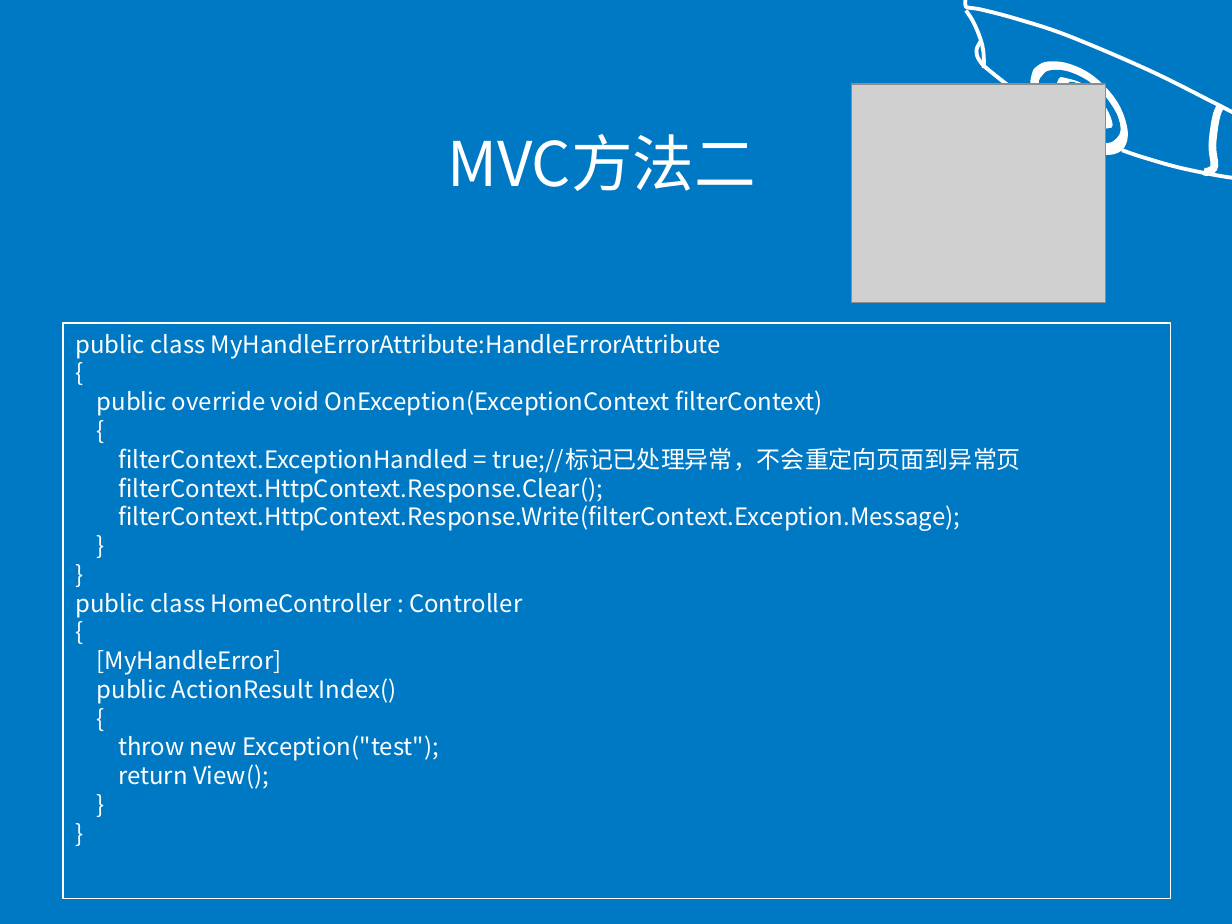
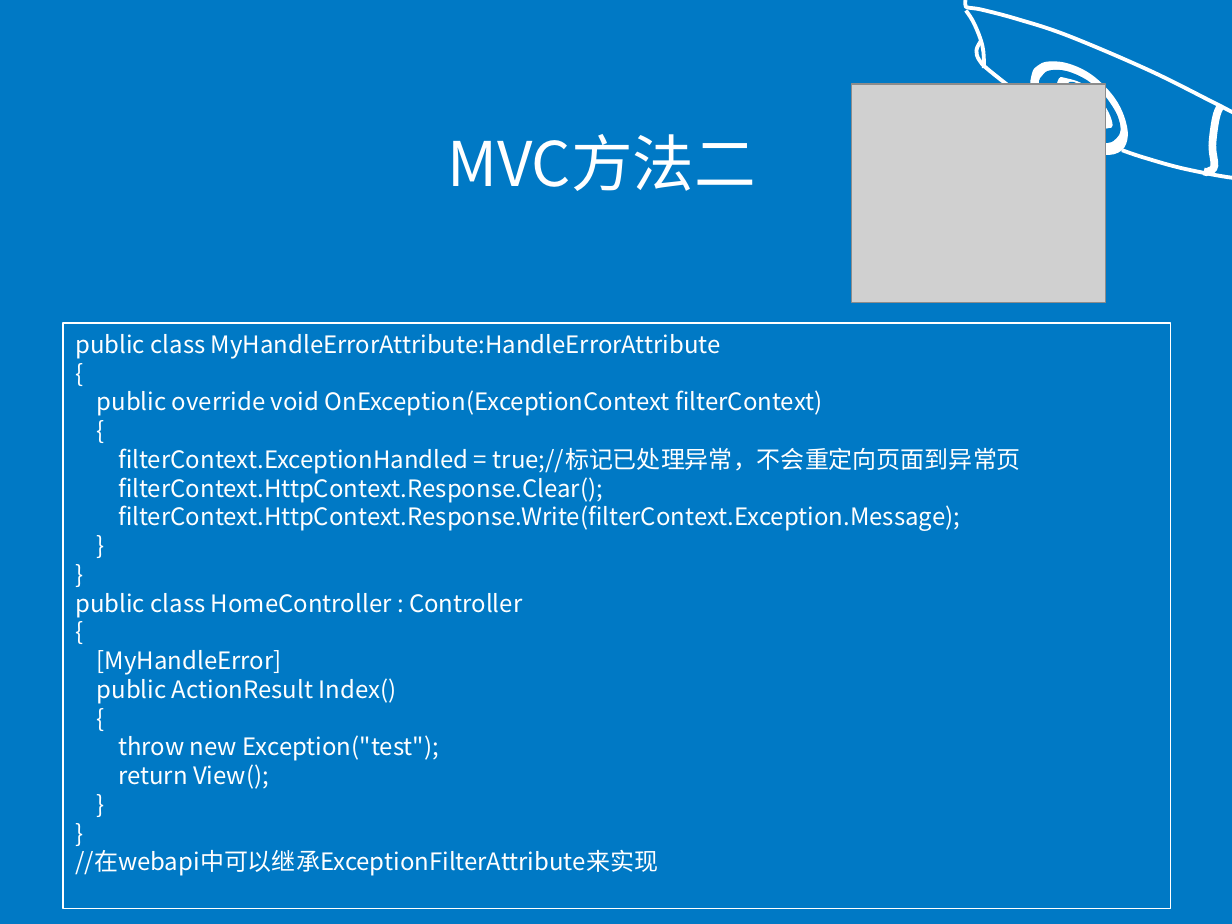
Before and after one commit to fuhaih/MyDiary, a slide deck: slide 12 of ppt/exception.ppt. Drawn at 1232x924 pixels with LibreOffice and Linux fonts; fonts in the diff are those of the drawing; grey boxes stand for pictures. Boxes give left, top, right and bottom in pixels: in the first picture for what was removed or moved away, otherwise in the second. Text is boxed around its words. In the diff, an @@ line names an element or a change of style, - is before the commit and + after.

```diff
--- a/ppt/exception.ppt
+++ b/ppt/exception.ppt
@@ rectangle "public class MyHandleErrorAttribute:HandleErrorAttribute": place and size @@
-rectangle "public class MyHandleErrorAttribute:HandleErrorAttribute" at <box>63,323,1170,898</box>
+rectangle "public class MyHandleErrorAttribute:HandleErrorAttribute" at <box>63,323,1170,908</box>
@@ text in rectangle at <box>75,850,658,876</box>: paragraph added @@
+//在webapi中可以继承ExceptionFilterAttribute来实现
```
Also in this commit, not shown: 5 other files.
